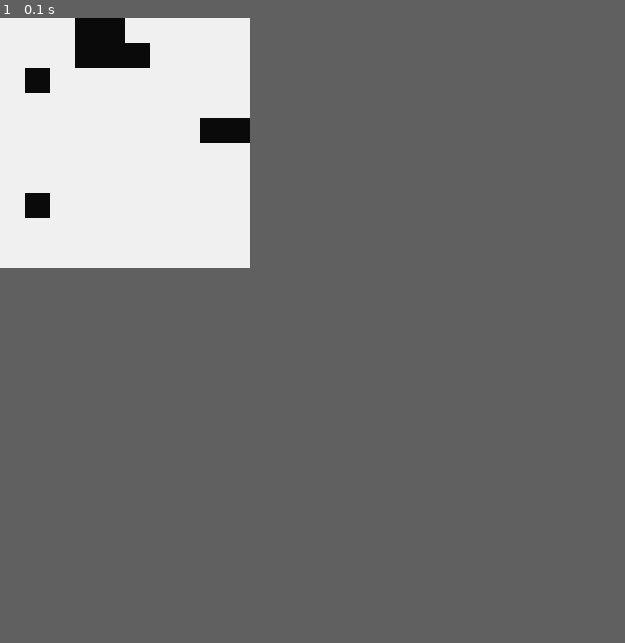
Above: before the commit, frame 1.
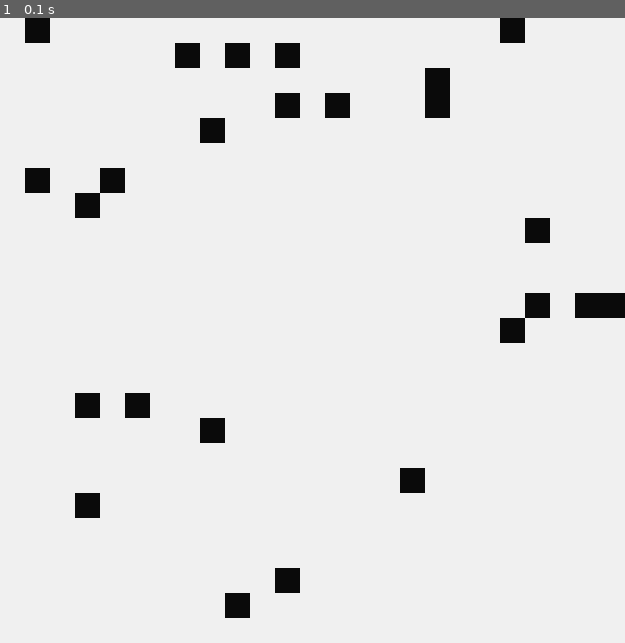
Above: after the commit, the same moment.

Repository: snisarg/263C
Game: pygame game, started from Game.py
Two runs of this game, one before a commit and one after it. Both use one fixed random seed, a clock stepped at 60 frames per second and the inputs below.
Inputs:
- Up to frame 1 (0.1 s): no input
In our replay, the window is 250x250 before the commit and 625x625 after it. These sizes can differ from the game's own. Grey fills any space a smaller window leaves; there, only what the larger window draws over its background counts as a difference.

The runs differ from the first frame. In frame 1, 5.1% of the frame differs, in the area x 4-100%, y 0-96%.

Commit message:
YAML based config file loading

Diff:
--- a/Game.py
+++ b/Game.py
@@ -1,8 +1,6 @@
 import pygame
 from Grid import Grid
-
-CELL_HEIGHT = 25
-CELL_WIDTH = 25
+import config
 
 pygame.init()
 pygame.display.set_caption('Predators attack!')
@@ -12,7 +10,7 @@
 
 game_grid = Grid().grid
 
-screen = pygame.display.set_mode((len(game_grid)*CELL_HEIGHT, len(game_grid[0])*CELL_WIDTH))
+screen = pygame.display.set_mode((len(game_grid)*config.cell_pixel_height(), len(game_grid[0])*config.cell_pixel_width()))
 
 while not done:
     # --- Main event loop
@@ -28,7 +26,8 @@
     for rows in range(len(game_grid)):
         for columns in range(len(game_grid[rows])):
             pygame.draw.rect(screen, game_grid[rows][columns].get_colour(),
-                             (rows*CELL_HEIGHT, columns*CELL_WIDTH, CELL_HEIGHT, CELL_WIDTH))
+                             (rows*config.cell_pixel_height(), columns*config.cell_pixel_width(),
+                              config.cell_pixel_height(), config.cell_pixel_width()))
 
     pygame.display.flip()
     clock.tick(10)
--- a/Grid.py
+++ b/Grid.py
@@ -1,7 +1,5 @@
 from random import randint
-
-GRID_WIDTH_MAX = 10
-GRID_HEIGHT_MAX = 10
+import config
 
 
 class OccupantType:
@@ -30,9 +28,9 @@
 class Grid:
 
     def __init__(self):
-        self.grid = [[GridCell(OccupantType.EMPTY) for i in range(GRID_WIDTH_MAX)] for i in range(GRID_HEIGHT_MAX)]
+        self.grid = [[GridCell(OccupantType.EMPTY) for i in range(config.grid_width())] for i in range(config.grid_height())]
         self.single_obstacles()
 
     def single_obstacles(self):
-        for i in range(11):
-            self.grid[randint(0, GRID_HEIGHT_MAX-1)][randint(0, GRID_WIDTH_MAX-1)] = GridCell(OccupantType.OBSTACLE)
+        for i in range(config.single_obstacle_count()):
+            self.grid[randint(0, config.grid_height()-1)][randint(0, config.grid_width()-1)] = GridCell(OccupantType.OBSTACLE)
--- /dev/null
+++ b/config.py
@@ -0,0 +1,25 @@
+import yaml
+
+config_file = open('config/simple.yaml')
+config_map = yaml.safe_load(config_file)
+config_file.close()
+
+
+def grid_width():
+    return config_map['config']['grid']['width']
+
+
+def grid_height():
+    return config_map['config']['grid']['width']
+
+
+def cell_pixel_width():
+    return config_map['config']['grid']['cell']['width']
+
+
+def cell_pixel_height():
+    return config_map['config']['grid']['cell']['height']
+
+
+def single_obstacle_count():
+    return config_map['config']['obstacles']['single']
--- /dev/null
+++ b/config/simple.yaml
@@ -0,0 +1,10 @@
+config:
+  grid:
+    width: 25
+    height: 25
+    cell:
+      width: 25
+      height: 25
+
+  obstacles:
+    single: 25
